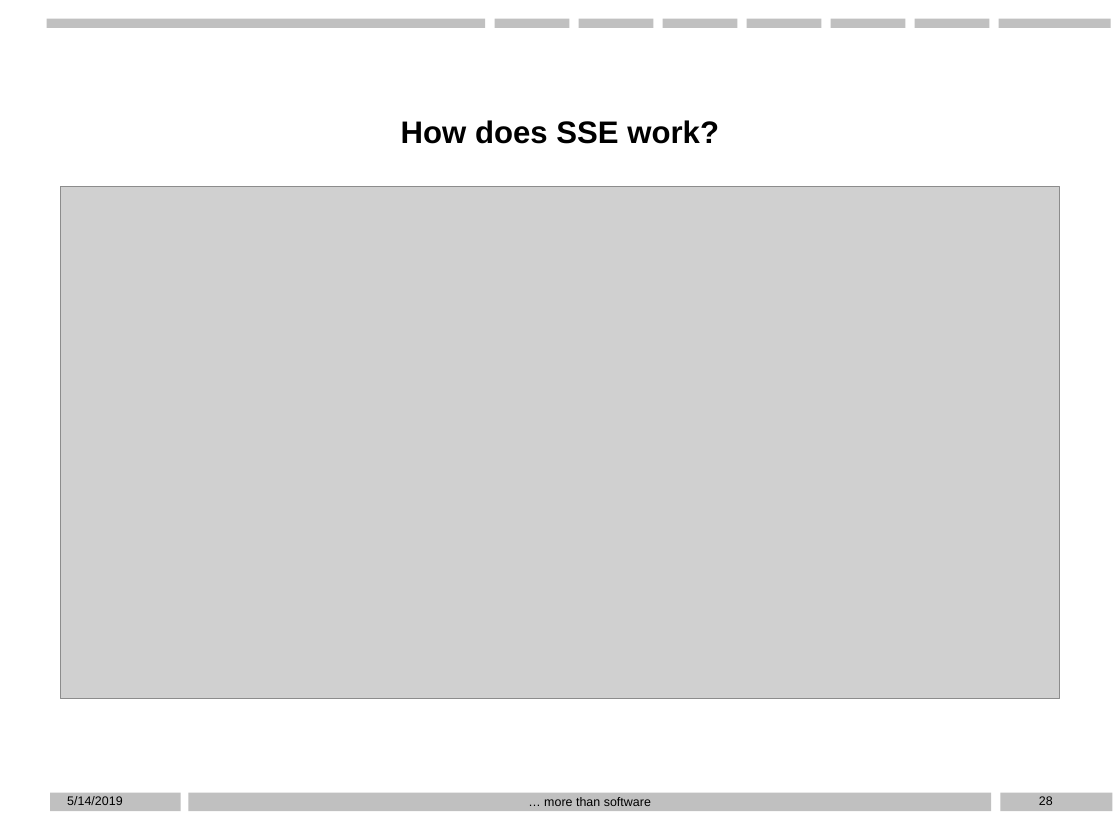
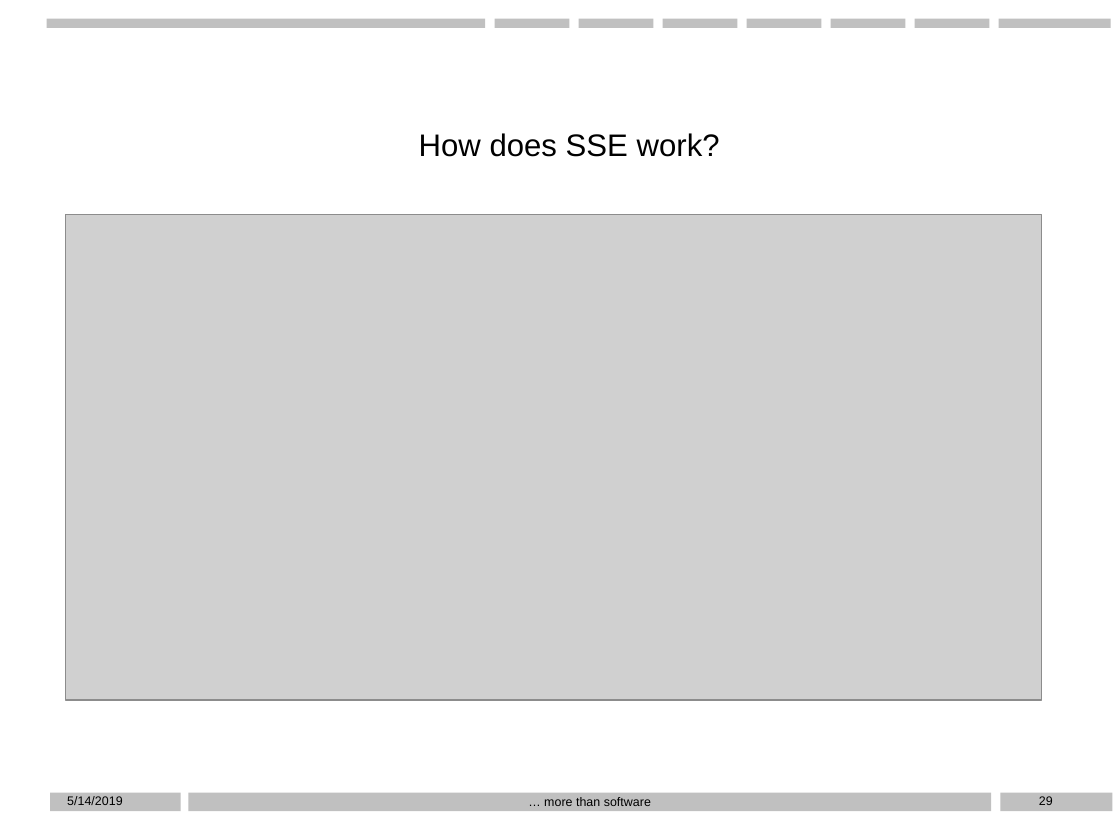
Before and after one commit to D76X/WPPresentation, a slide deck: slide 29 of Presentation.pptx (slide 28 before the commit). Drawn at 1120x840 pixels with LibreOffice and Linux fonts; fonts in the diff are those of the drawing; grey boxes stand for pictures; background and template pictures are left out. Boxes give left, top, right and bottom in pixels: in the first picture for what was removed or moved away, otherwise in the second. Text is boxed around its words. In the diff, an @@ line names an element or a change of style, - is before the commit and + after.

```diff
--- a/Presentation.pptx
+++ b/Presentation.pptx
@@ subtitle "How does SSE work?": place and size @@
-subtitle "How does SSE work?" at (401, 120, 719, 144)
+subtitle "How does SSE work?" at (419, 133, 720, 157)
@@ subtitle "How does SSE work?" at (419, 133, 720, 157): bold off @@
@@ picture: place and size @@
-picture at (60, 187, 1060, 699)
+picture at (65, 215, 1042, 700)
```
Also in this commit, not shown: 9 other slides changed, 8 slides added, 3 slides removed, 2 other files.
